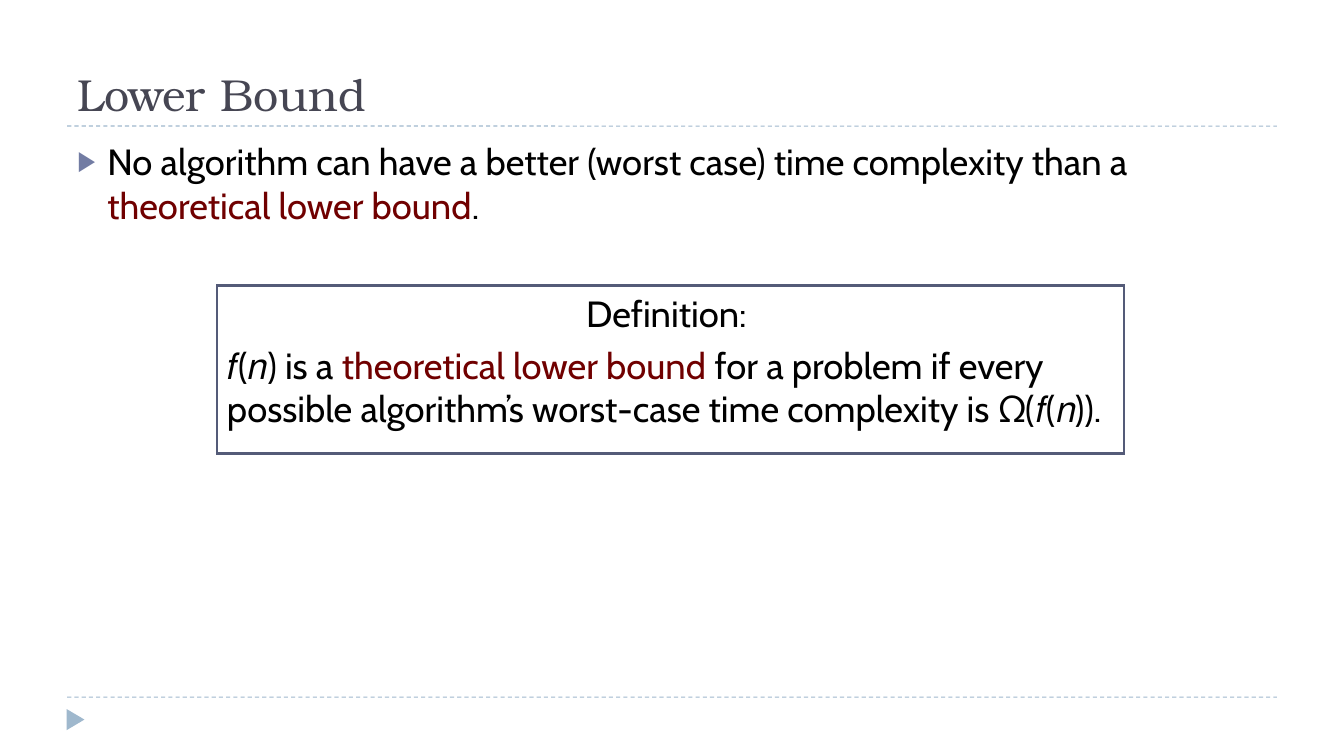
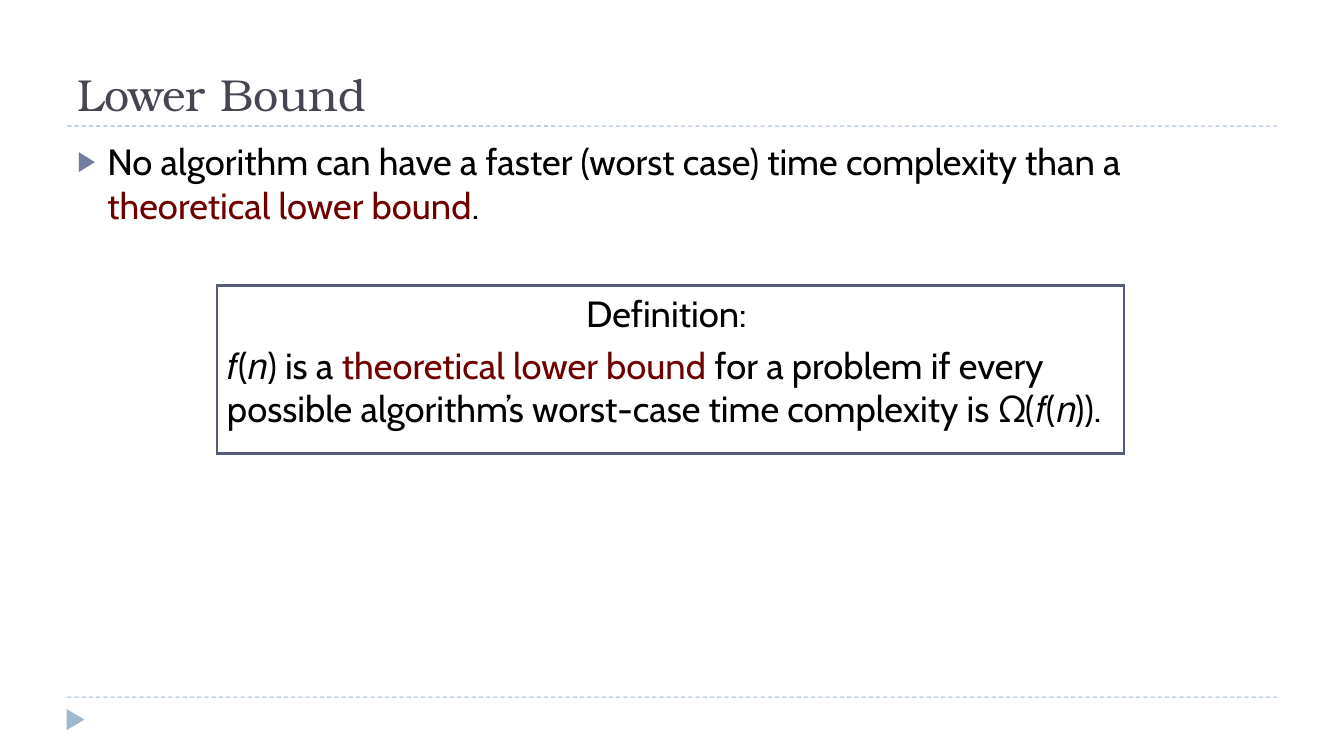
Before and after one commit to dsc-courses/dsc40b-2025-wi, a slide deck: slide 24 of materials/lectures/04-expected_time/slides.pptx. Drawn at 1344x756 pixels with LibreOffice and Linux fonts; fonts in the diff are those of the drawing. Boxes give left, top, right and bottom in pixels: in the first picture for what was removed or moved away, otherwise in the second. Text is boxed around its words. In the diff, an @@ line names an element or a change of style, - is before the commit and + after.

```diff
--- a/materials/lectures/04-expected_time/slides.pptx
+++ b/materials/lectures/04-expected_time/slides.pptx
@@ text at [107,147,1120,220]: text changed @@
-▶ No algorithm can have a better (worst case) time complexity than a theoretical lower bound.
+▶ No algorithm can have a faster (worst case) time complexity than a theoretical lower bound.
```
Also in this commit, not shown: 22 other files.
